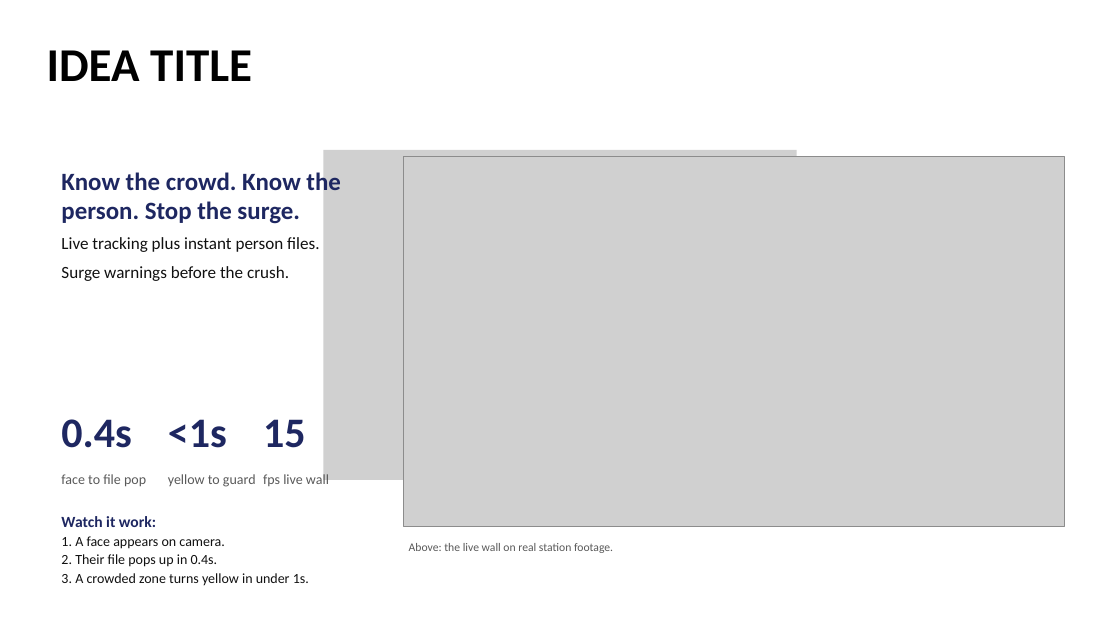
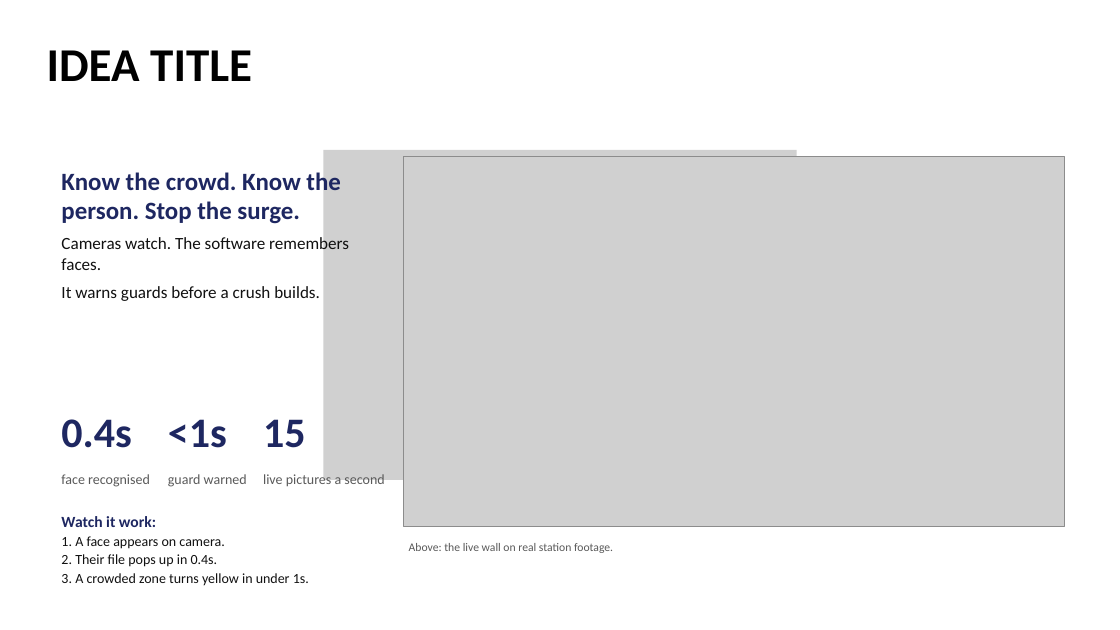
Before and after one commit to shounakjoshi88-a11y/raksha-crowd-safety-hackathon, a slide deck: slide 2 of deck/Raksha_Hackathon2026_Final.pptx. Drawn at 1120x630 pixels with LibreOffice and Linux fonts; fonts in the diff are those of the drawing; grey boxes stand for pictures. Boxes give left, top, right and bottom in pixels: in the first picture for what was removed or moved away, otherwise in the second. Text is boxed around its words. In the diff, an @@ line names an element or a change of style, - is before the commit and + after.

```diff
--- a/deck/Raksha_Hackathon2026_Final.pptx
+++ b/deck/Raksha_Hackathon2026_Final.pptx
@@ text at bbox=[61, 237, 349, 301]: text changed @@
-Live tracking plus instant person files.
-Surge warnings before the crush.
+Cameras watch. The software remembers faces.
+It warns guards before a crush builds.
@@ text at bbox=[61, 474, 150, 487]: text changed @@
-face to file pop
+face recognised
@@ text at bbox=[168, 474, 247, 487]: text changed @@
-yellow to guard
+guard warned
@@ text at bbox=[263, 472, 384, 488]: text changed @@
-fps live wall
+live pictures a second
```
Also in this commit, not shown: 4 other slides changed, 1 other file.
